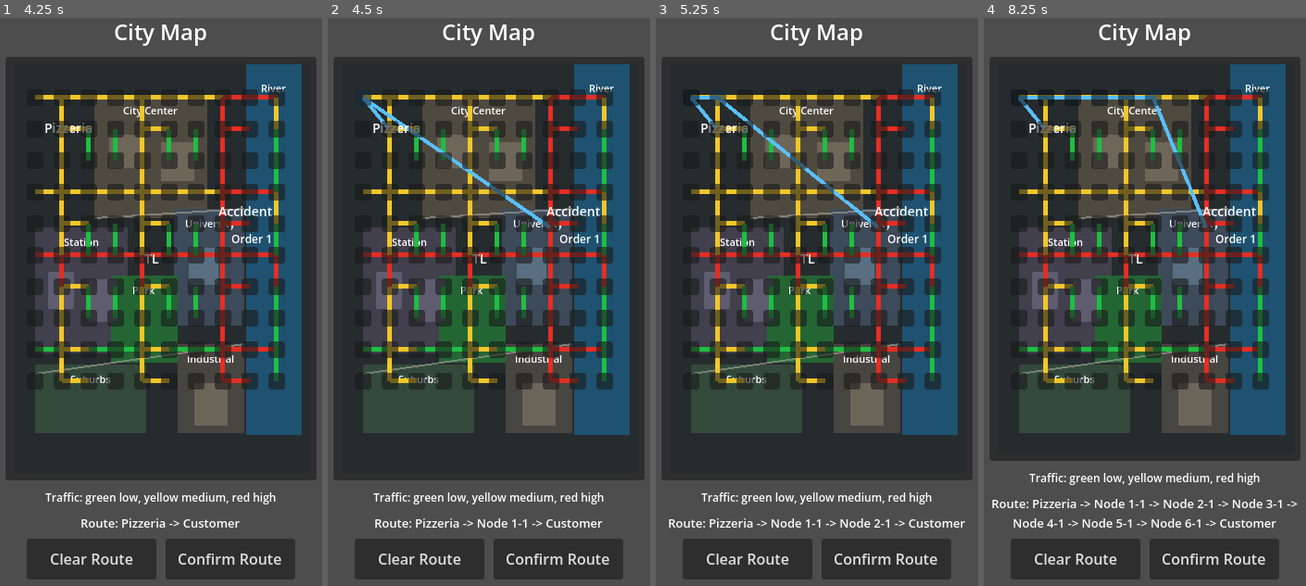
Above: before the commit, frames 1-4 (left to right).
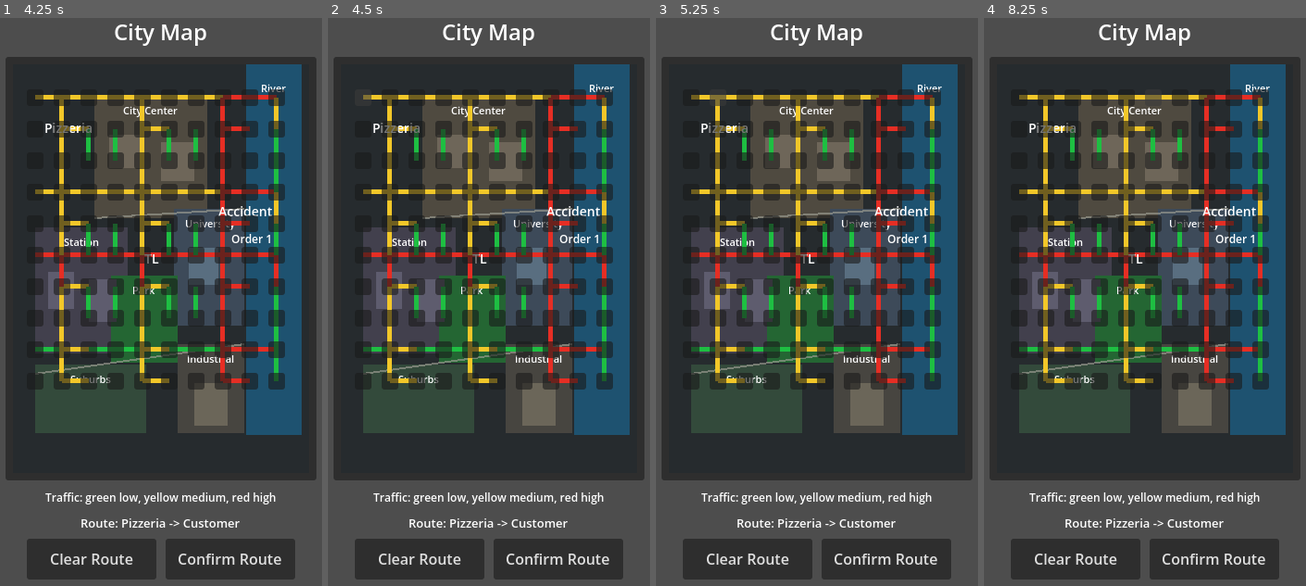
Above: after the commit, the same moments.

Repository: bubushen/project-ceo
Game: Godot game, scene res://main.tscn
The game is run twice, just before and just after one commit, with the same random seed, the same clock (stepped at 60 frames per second) and the same inputs.
Inputs (mouse positions are in pixels of both pictures, inside the frame that each line leads up to):
- Up to frame 1 (4.25 s): click "Keep everything" at 0.5 s; click "Pizza Delivery" at 1.25 s; click "Confirm" at 2 s; click "Order 1" at 2.75 s; click "Start Delivery" at 3.5 s
- Up to frame 2 (4.5 s): click (363, 97) at 4.27 s
- Up to frame 3 (5.25 s): click (717, 97) at 5.02 s
- Up to frame 4 (8.25 s): click (1074, 97) at 5.77 s; click (1099, 97) at 6.52 s; click (1125, 97) at 7.27 s; click (1154, 97) at 8.02 s

Frame 1 is identical in both runs. In frame 2, 1.1% of the frame differs, in the area x 10-86%, y 13-90%; in frame 3, 1.3%; in frame 4, 5.8%, in the area x 1-99%, y 13-90%.

Commit message:
feat: valid pizza delivery route selection

Diff:
--- a/UI/city_map/city_map.gd
+++ b/UI/city_map/city_map.gd
@@ -6,6 +6,7 @@
 const GRID_ORIGIN := Vector2(24, 36)
 const GRID_SPACING := Vector2(29, 34)
 const PIZZERIA_POSITION := Vector2(52, 70)
+const START_NODE_ID := "Node 2-2"
 
 const TRAFFIC_LOW := Color(0.12, 0.75, 0.26, 1.0)
 const TRAFFIC_MEDIUM := Color(0.95, 0.78, 0.16, 1.0)
@@ -30,12 +31,11 @@
 
 var _node_buttons: Dictionary = {}
 var _node_positions: Dictionary = {}
+var _node_adjacency: Dictionary = {}
 var _selected_route_nodes: Array[String] = []
-var _active_customer_position := Vector2.ZERO
 
 
 func _ready() -> void:
-	_active_customer_position = CUSTOMER_LOCATIONS["City Center"]
 	_build_road_network()
 	_build_node_grid()
 	_clear_route_button.pressed.connect(_on_clear_route_pressed)
@@ -57,11 +57,13 @@
 		for x in range(GRID_COLUMNS - 1):
 			if _has_horizontal_road(x, y):
 				_add_road_segment(_node_position(x, y), _node_position(x + 1, y), _traffic_color(x, y))
+				_add_road_connection(_node_id(x, y), _node_id(x + 1, y))
 
 	for y in range(GRID_ROWS - 1):
 		for x in range(GRID_COLUMNS):
 			if _has_vertical_road(x, y):
 				_add_road_segment(_node_position(x, y), _node_position(x, y + 1), _traffic_color(x, y))
+				_add_road_connection(_node_id(x, y), _node_id(x, y + 1))
 
 
 func _build_node_grid() -> void:
@@ -87,6 +89,16 @@
 	_road_layer.add_child(road)
 
 
+func _add_road_connection(from_node: String, to_node: String) -> void:
+	if not _node_adjacency.has(from_node):
+		_node_adjacency[from_node] = []
+	if not _node_adjacency.has(to_node):
+		_node_adjacency[to_node] = []
+
+	_node_adjacency[from_node].append(to_node)
+	_node_adjacency[to_node].append(from_node)
+
+
 func _has_horizontal_road(x: int, y: int) -> bool:
 	if y in [0, 3, 5, 8]:
 		return true
@@ -127,8 +139,6 @@
 
 	var marker_count := int(district_counts.get(district, 0))
 	district_counts[district] = marker_count + 1
-	if district_counts.size() == 1 and marker_count == 0:
-		_active_customer_position = CUSTOMER_LOCATIONS[district]
 
 	var marker := Label.new()
 	marker.text = "Order %d" % int(order.get("number", 0))
@@ -145,11 +155,22 @@
 func _on_intersection_pressed(node_id: String) -> void:
 	if _selected_route_nodes.has(node_id):
 		return
+	if not _can_select_node(node_id):
+		return
 
 	_selected_route_nodes.append(node_id)
 	_highlight_node(node_id, true)
 	_refresh_route_display()
 	_refresh_route_line()
+
+
+func _can_select_node(node_id: String) -> bool:
+	if _selected_route_nodes.is_empty():
+		return node_id == START_NODE_ID
+
+	var previous_node: String = _selected_route_nodes.back()
+	var connected_nodes: Array = _node_adjacency.get(previous_node, [])
+	return connected_nodes.has(node_id)
 
 
 func _on_clear_route_pressed() -> void:
@@ -182,7 +203,6 @@
 	for node_id in _selected_route_nodes:
 		var node_position: Vector2 = _node_positions[node_id]
 		points.append(node_position)
-	points.append(_active_customer_position)
 	_route_line.points = points
 
 
--- a/project.godot
+++ b/project.godot
@@ -10,10 +10,8 @@
 
 [application]
 
-config/name="Nuovo progetto di gioco"
 run/main_scene="res://main.tscn"
 config/features=PackedStringArray("4.7", "Mobile")
-config/icon="res://icon.svg"
 
 [autoload]
 
Not shown, changed: .DS_Store
Not shown, added: Resources/.DS_Store
